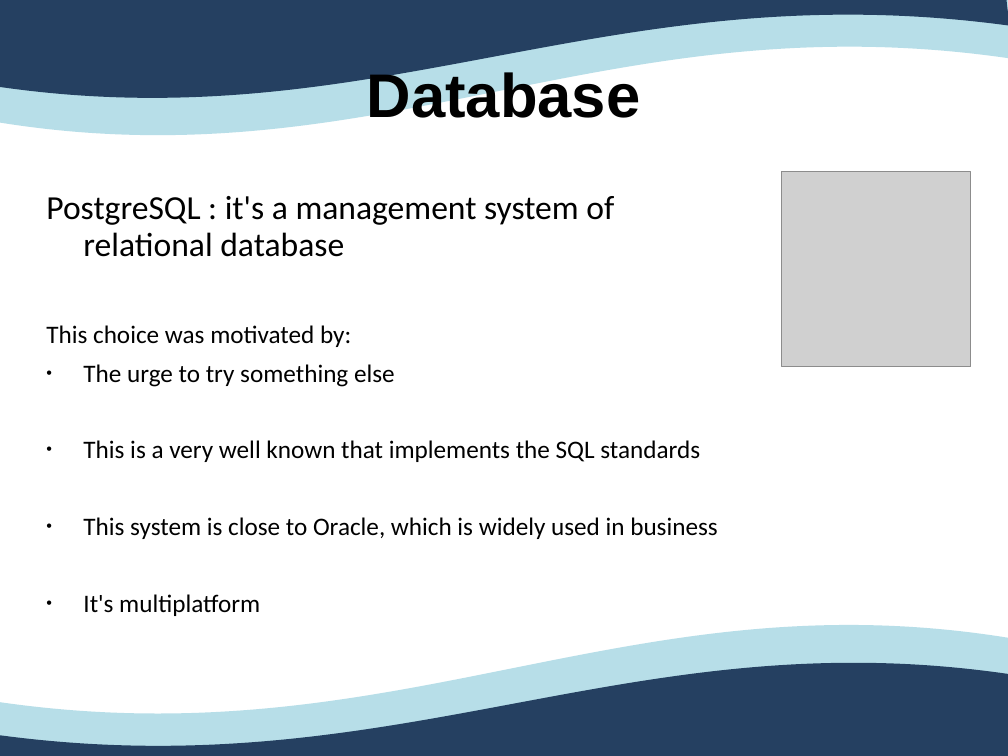
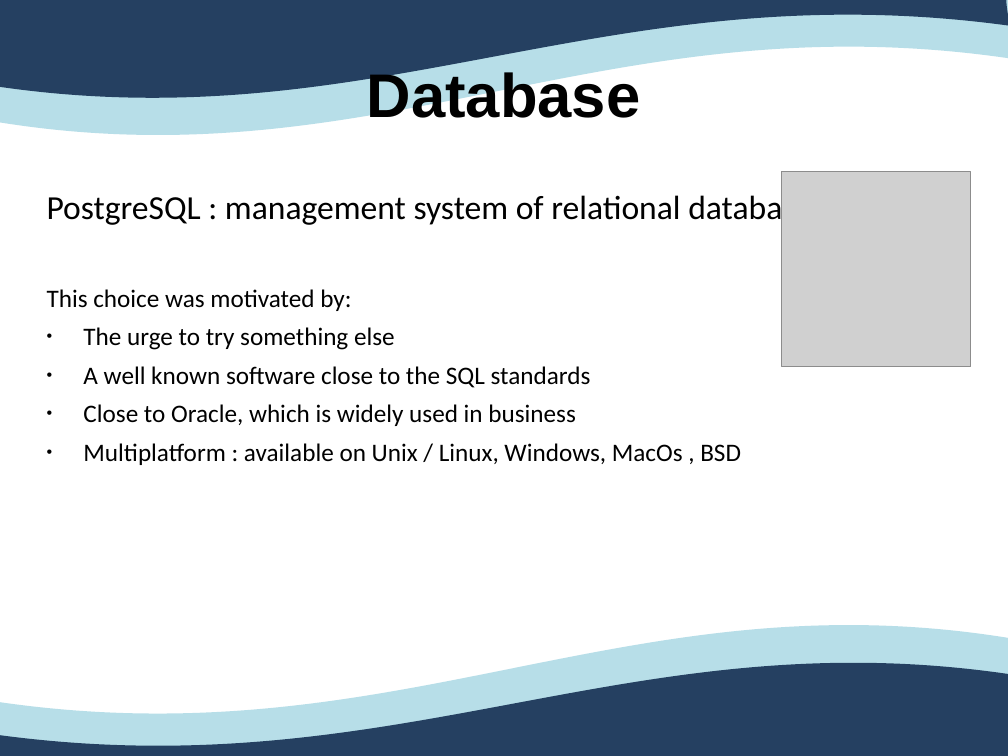
Before and after one commit to Ovan33/Immobilier, a slide deck: slide 8 of docs/Rapport/ProjetTuteureAnglais.ppt (slide 7 before the commit). Drawn at 1008x756 pixels with LibreOffice and Linux fonts; fonts in the diff are those of the drawing; grey boxes stand for pictures. Boxes give left, top, right and bottom in pixels: in the first picture for what was removed or moved away, otherwise in the second. Text is boxed around its words. In the diff, an @@ line names an element or a change of style, - is before the commit and + after.

```diff
--- a/docs/Rapport/ProjetTuteureAnglais.ppt
+++ b/docs/Rapport/ProjetTuteureAnglais.ppt
@@ freeform shape at <box>0,0,1008,98</box>: outline redrawn @@
@@ text at <box>47,192,825,228</box>: text changed @@
-PostgreSQL : it's a management system of relational database
+PostgreSQL : management system of relational databases
@@ text at <box>83,366,741,465</box>: text changed @@
-• This is a very well known that implements the SQL standards
-• This system is close to Oracle, which is widely used in business
-• It's multiplatform
+• A well known software close to the SQL standards
+• Close to Oracle, which is widely used in business
+• Multiplatform : available on Unix / Linux, Windows, MacOs , BSD
```
Also in this commit, not shown: 21 other slides changed, 3 slides added, 2 slides removed.
